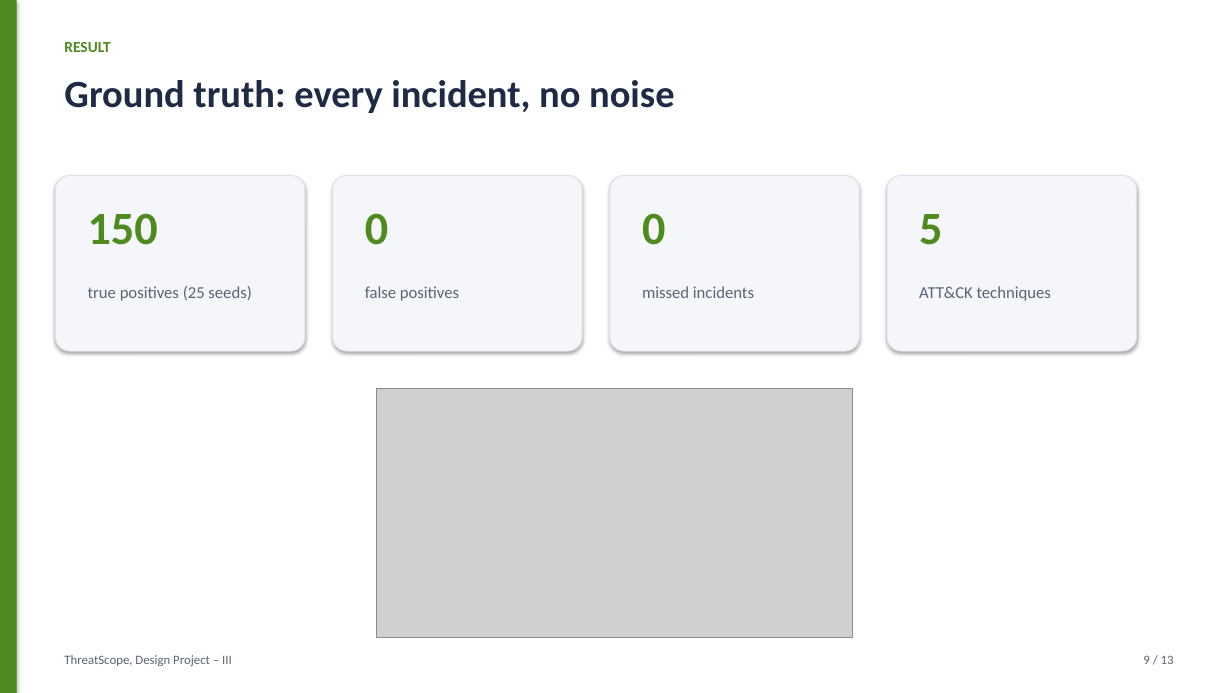
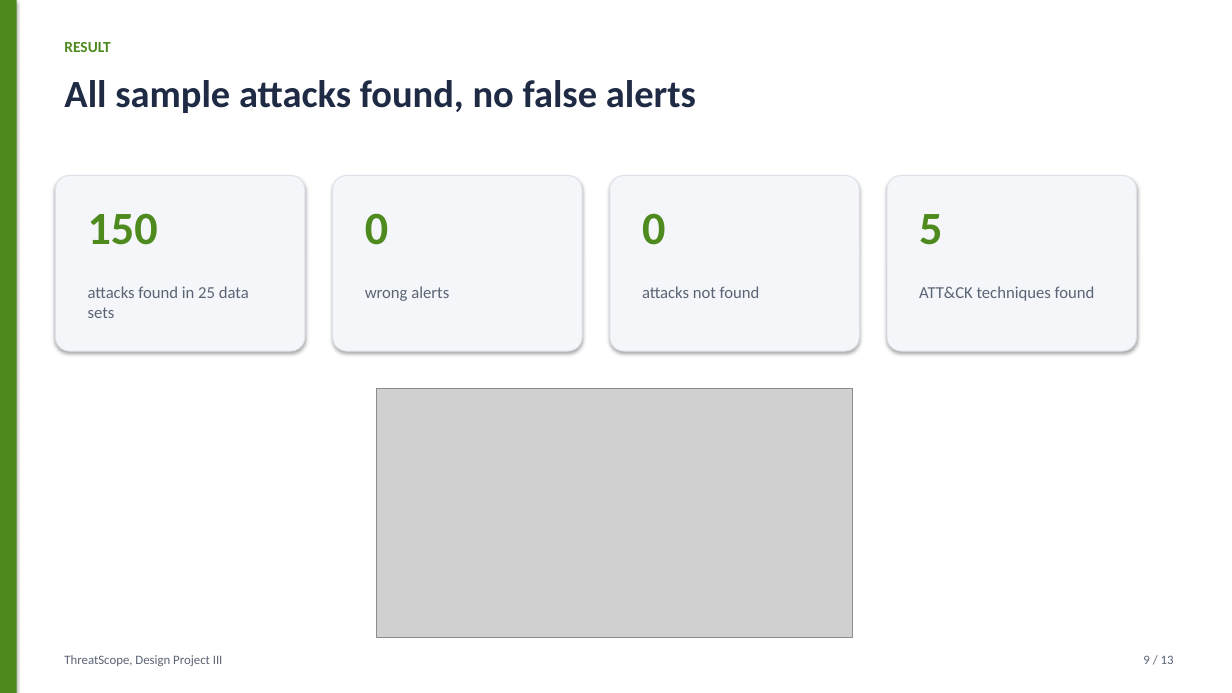
Before and after one commit to harshacreate/ThreatScope, a slide deck: slide 9 of report/ThreatScope_Presentation.pptx. Drawn at 1232x693 pixels with LibreOffice and Linux fonts; fonts in the diff are those of the drawing; grey boxes stand for pictures. Boxes give left, top, right and bottom in pixels: in the first picture for what was removed or moved away, otherwise in the second. Text is boxed around its words. In the diff, an @@ line names an element or a change of style, - is before the commit and + after.

```diff
--- a/report/ThreatScope_Presentation.pptx
+++ b/report/ThreatScope_Presentation.pptx
@@ text at box(64, 80, 696, 113): text changed @@
-Ground truth: every incident, no noise
+All sample attacks found, no false alerts
@@ text at box(88, 286, 249, 318): text changed @@
-true positives (25 seeds)
+attacks found in 25 data sets
@@ text at box(365, 286, 449, 301): text changed @@
-false positives
+wrong alerts
@@ text at box(642, 286, 760, 298): text changed @@
-missed incidents
+attacks not found
@@ text at box(919, 286, 1095, 301): text changed @@
-ATT&CK techniques
+ATT&CK techniques found
@@ text at box(64, 655, 223, 666): text changed @@
-ThreatScope, Design Project – III
+ThreatScope, Design Project III
```
Also in this commit, not shown: 12 other slides changed, 17 other files.
